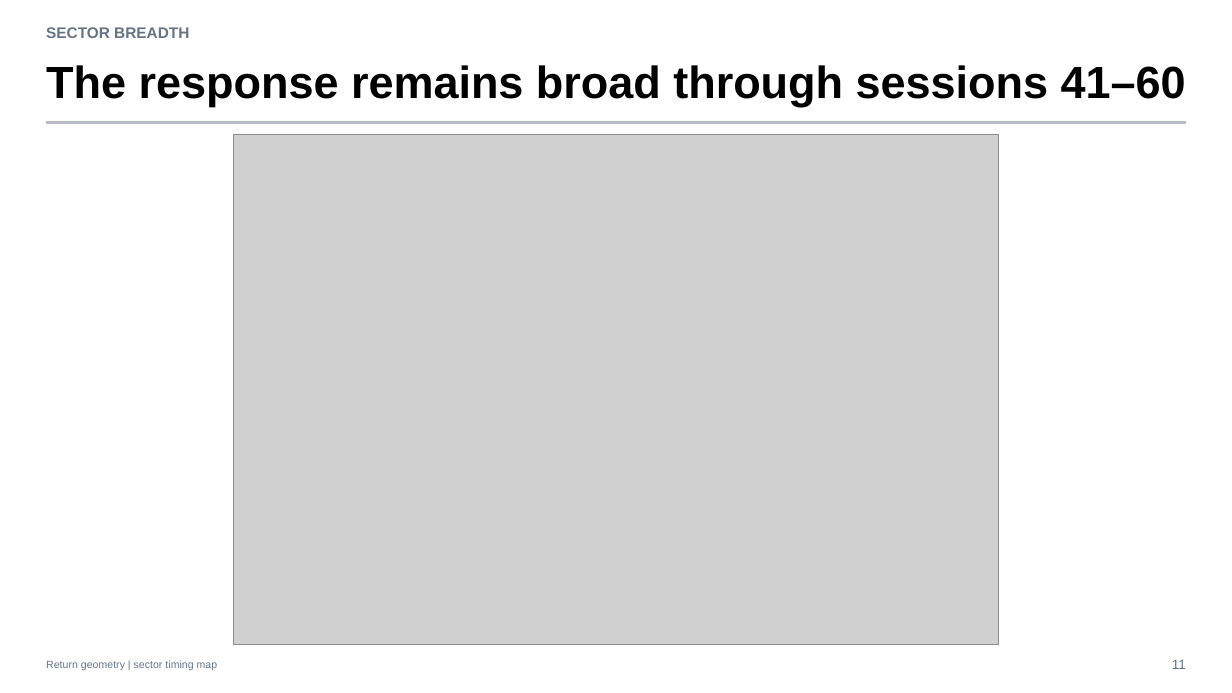
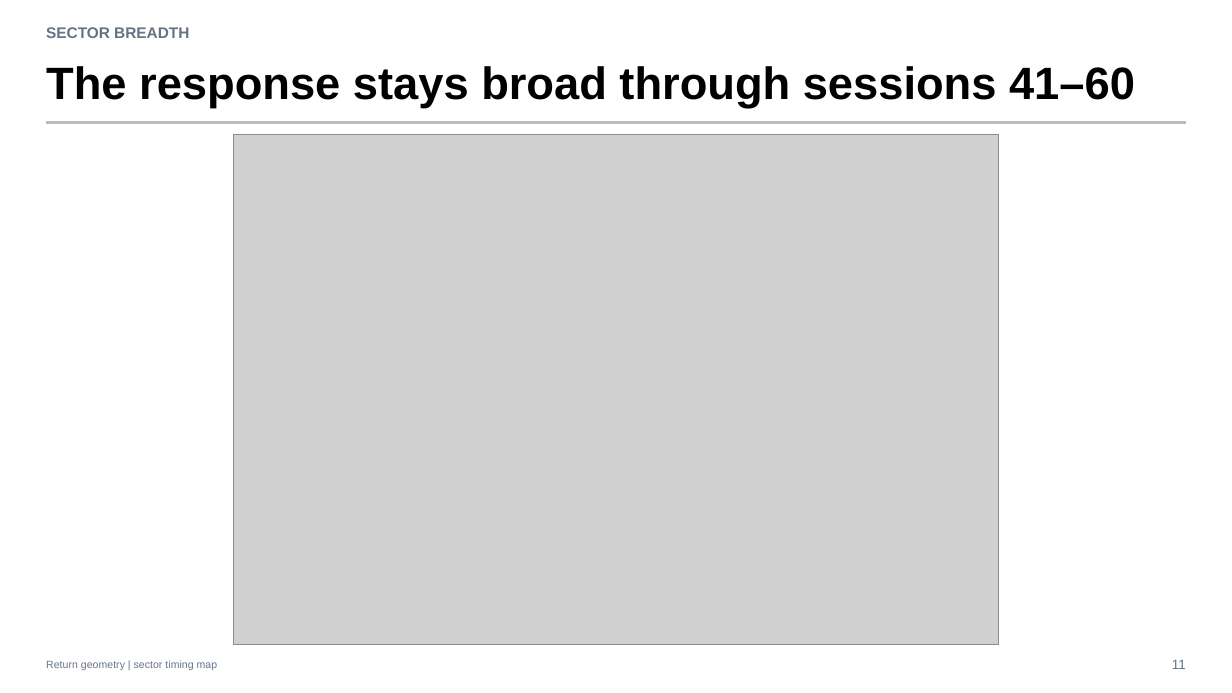
Before and after one commit to Francisc0Franc0/Time-Series-Modeling-Gen5, a slide deck: slide 11 of operator_hypothesis_lab/presentations/return_geometry_edge_promotion_huddle.pptx. Drawn at 1232x693 pixels with LibreOffice and Linux fonts; fonts in the diff are those of the drawing; grey boxes stand for pictures. Boxes give left, top, right and bottom in pixels: in the first picture for what was removed or moved away, otherwise in the second. Text is boxed around its words. In the diff, an @@ line names an element or a change of style, - is before the commit and + after.

```diff
--- a/operator_hypothesis_lab/presentations/return_geometry_edge_promotion_huddle.pptx
+++ b/operator_hypothesis_lab/presentations/return_geometry_edge_promotion_huddle.pptx
@@ text at (46, 66, 1135, 108): text changed; size 35.1 to 35.2 pt @@
-The response remains broad through sessions 41–60
+The response stays broad through sessions 41–60
```
Also in this commit, not shown: 10 slides added, 8 other files.
